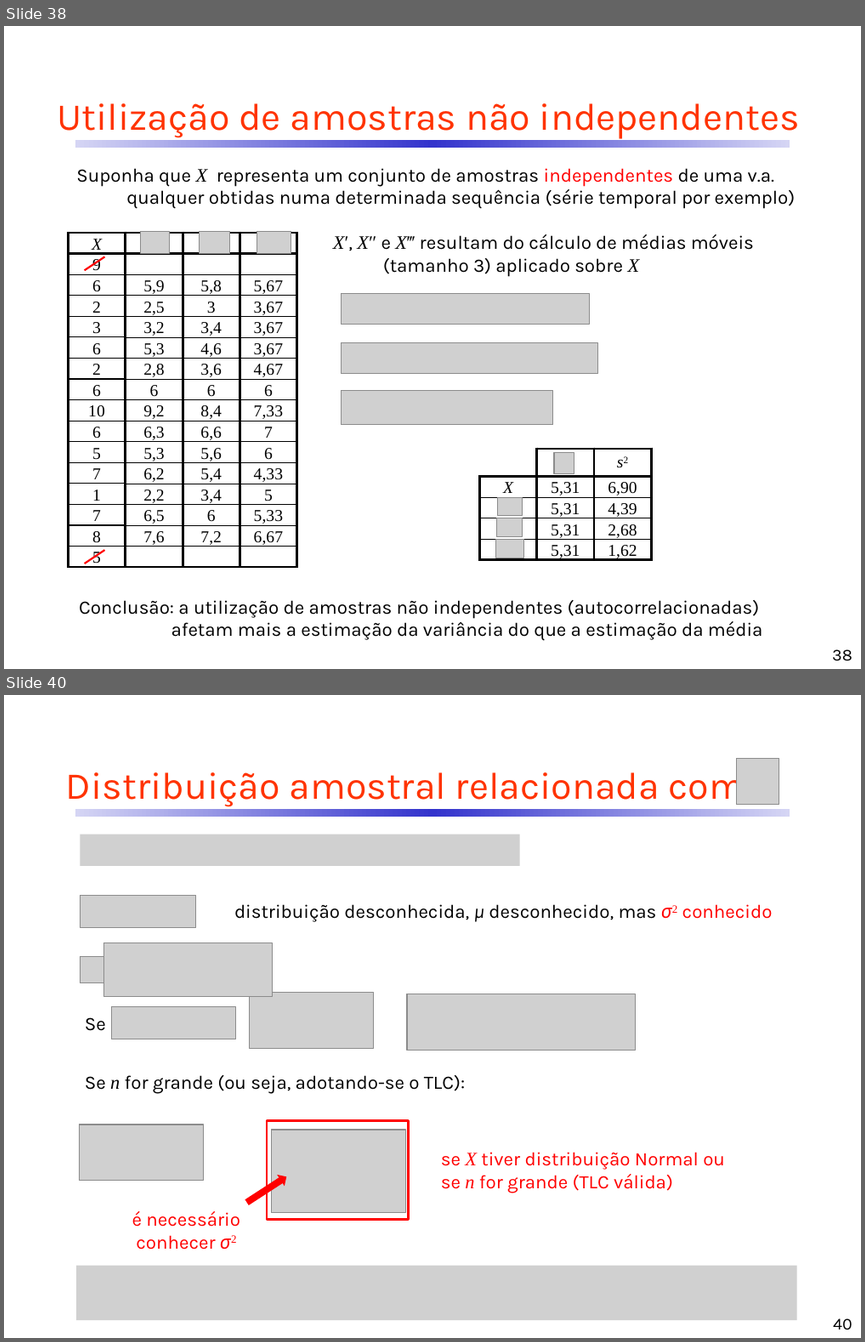
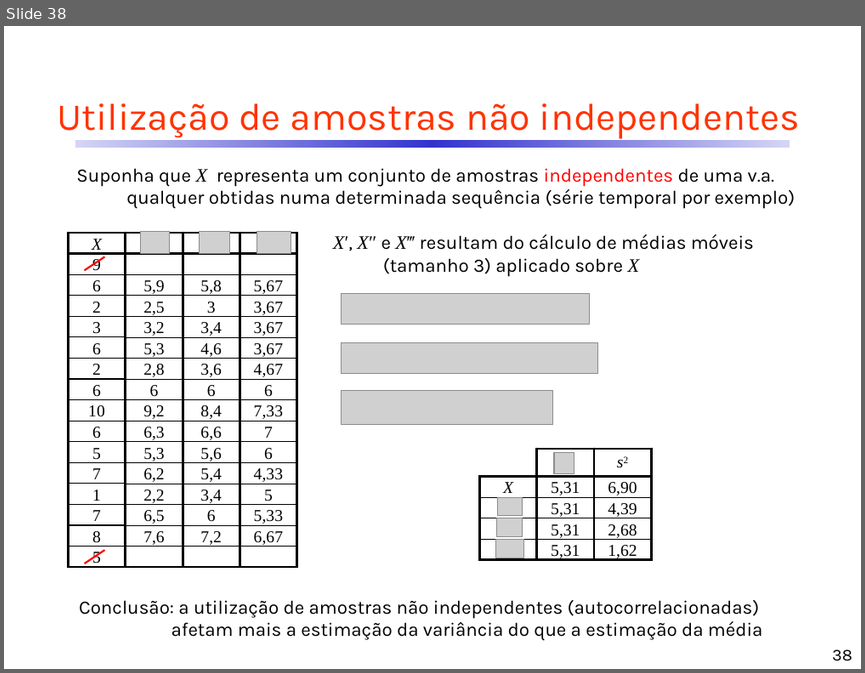
Before and after one commit to CDRenno/Estatistica, a slide deck: ppt/05InfEstat_EstimPontual.pptx. Shown one above the other, each under a label of ours: slides 38 and 40 before the commit, slide 38 after it; the slides between them are not shown. The pictures are 865x1342 and 865x673 pixels, drawn with LibreOffice and Linux fonts; fonts in the diff are those of the drawing; grey boxes stand for pictures. Boxes give left, top, right and bottom in pixels: in the first picture for what was removed or moved away, otherwise in the second. Text is boxed around its words. In the diff, an @@ line names an element or a change of style, - is before the commit and + after.

```diff
--- a/ppt/05InfEstat_EstimPontual.pptx
+++ b/ppt/05InfEstat_EstimPontual.pptx
@@ slide 40 removed at (x1=4, y1=695, x2=861, y2=1338), background #FFFFFF; not listed: 1 template element that a slide beside it also shows @@
@@ title removed at (x1=66, y1=765, x2=744, y2=807) @@
-Distribuição amostral relacionada com
@@ picture removed at (x1=736, y1=759, x2=778, y2=804) @@
@@ picture removed at (x1=80, y1=834, x2=520, y2=866) @@
@@ picture removed at (x1=80, y1=895, x2=196, y2=927) @@
@@ text removed at (x1=234, y1=904, x2=772, y2=922) @@
-distribuição desconhecida, μ desconhecido, mas σ2 conhecido
@@ picture removed at (x1=103, y1=943, x2=273, y2=997) @@
@@ picture removed at (x1=80, y1=956, x2=135, y2=984) @@
@@ picture removed at (x1=249, y1=993, x2=373, y2=1048) @@
@@ picture removed at (x1=407, y1=994, x2=635, y2=1049) @@
@@ text removed at (x1=85, y1=1017, x2=106, y2=1031) @@
-Se :
@@ picture removed at (x1=112, y1=1007, x2=236, y2=1038) @@
@@ picture removed at (x1=249, y1=1006, x2=347, y2=1037) @@
@@ text removed at (x1=85, y1=1075, x2=465, y2=1094) @@
-Se n for grande (ou seja, adotando-se o TLC):
@@ picture removed at (x1=80, y1=1124, x2=204, y2=1180) @@
@@ rectangle removed at (x1=267, y1=1120, x2=409, y2=1219) @@
@@ picture removed at (x1=80, y1=1139, x2=132, y2=1166) @@
@@ picture removed at (x1=271, y1=1129, x2=406, y2=1213) @@
@@ text removed at (x1=441, y1=1151, x2=725, y2=1193) @@
-se X tiver distribuição Normal ou se n for grande (TLC válida)
@@ down arrow removed at (x1=244, y1=1170, x2=290, y2=1208) @@
@@ text removed at (x1=132, y1=1211, x2=240, y2=1249) @@
-é necessário conhecer σ2
@@ picture removed at (x1=76, y1=1265, x2=796, y2=1320) @@
@@ page number removed at (x1=833, y1=1318, x2=852, y2=1330) @@
-40
```
Also in this commit, not shown: 13 other slides removed, 3 other files.
